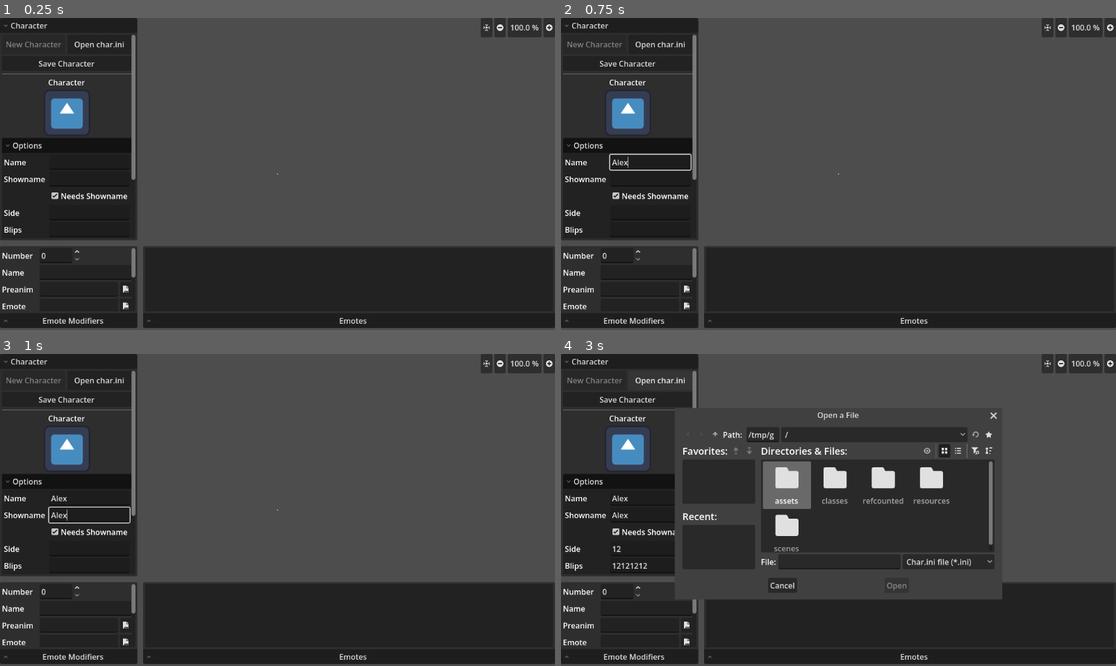
Above: before the commit, frames 1-4 (two rows, left to right).
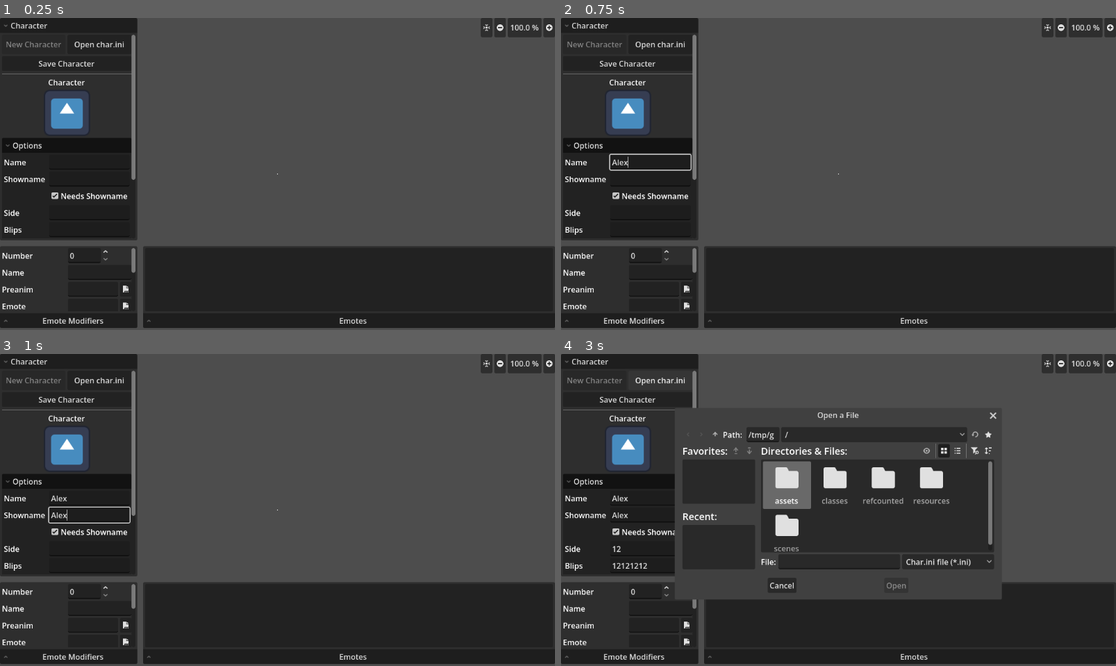
Above: after the commit, the same moments.

Repository: Crystalwarrior/KFO-CharMaker
Game: Godot game, scene res://scenes/main.tscn
Two runs of this game, one before a commit and one after it. Both use one fixed random seed, a clock stepped at 60 frames per second and the inputs below. The engine's default icon, where the game draws it, is replaced by a stand-in: a white triangle on a blue panel in a dark square.
Inputs (mouse positions are in pixels of both pictures, inside the frame that each line leads up to):
- Up to frame 1 (0.25 s): no input
- Up to frame 2 (0.75 s): click (649, 161) at 0.52 s; type "Alex" at 0.6 s
- Up to frame 3 (1 s): click (88, 516) at 0.75 s; type "Alex" at 0.83 s; click (88, 547) at 0.98 s
- Up to frame 4 (3 s): type "12" at 1.07 s; click (649, 566) at 1.27 s; type "12" at 1.35 s; click (649, 600) at 1.5 s; type "12" at 1.58 s; click (649, 616) at 1.73 s; type "12" at 1.82 s; click (649, 631) at 2.02 s; type "12" at 2.1 s; click "Open char.ini" at 2.75 s

The runs differ from the first frame. In frame 1, less than 0.1% of the frame differs, in the area x 7-25%, y 74-90%; in frame 2, less than 0.1%; in frame 3, less than 0.1%; in frame 4, 0.5%, in the area x 7-79%, y 18-90%.

Commit message:
On and Off emote buttons now show up in emote menu

Diff:
--- a/scenes/char_converter.gd
+++ b/scenes/char_converter.gd
@@ -34,6 +34,10 @@
 @onready var sound_loop_check: CheckBox = %SoundLoopCheck
 @onready var preanim_button: Button = %PreanimButton
 @onready var emote_button: Button = %EmoteButton
+@onready var off_button_icon: TextureRect = %OffButtonIcon
+@onready var off_edit_button: Button = %OffEditButton
+@onready var on_button_icon: TextureRect = %OnButtonIcon
+@onready var on_edit_button: Button = %OnEditButton
 
 # TODO: get these the heck outta the gui
 @onready var world: Node2D = %World
@@ -174,6 +178,7 @@
 		emote_list.set_item_metadata(at, emote)
 		emote_list.set_item_tooltip(at, "%s\n%s: %s, %s" % [emote.display_name, i + 1, emote.pre, emote.idle])
 
+
 func set_emote_button_images(emote: Emote, folderPath: String, idx: int) -> void:
 	var button_path = folderPath + "button" + str(idx) + "_"
 	var image_off_exist = FileAccess.file_exists(button_path + "off.png")
@@ -212,6 +217,10 @@
 	sound_name_edit.text = emote.sound_name
 	sound_time_edit.value = emote.sound_time
 	sound_loop_check.button_pressed = emote.sound_loop
+	if emote.image_off:
+		off_button_icon.texture = emote.image_off
+	if emote.image_on:
+		on_button_icon.texture = emote.image_on
 	emote_list.set_item_icon(previous_emote_number, current_character.emotes[previous_emote_number].image_off) # Set previous emote's button to off state
 	previous_emote_number = idx
 	if emote.image_on:
--- a/scenes/char_converter.tscn
+++ b/scenes/char_converter.tscn
@@ -412,6 +412,32 @@
 layout_mode = 2
 size_flags_horizontal = 3
 
+[node name="OffButtonIcon" type="TextureRect" parent="HSplitContainer/LeftSplitContainer/EmoteContainer/BottomMenu/GridContainer" unique_id=821147000]
+unique_name_in_owner = true
+layout_mode = 2
+size_flags_horizontal = 3
+stretch_mode = 5
+
+[node name="OffEditButton" type="Button" parent="HSplitContainer/LeftSplitContainer/EmoteContainer/BottomMenu/GridContainer" unique_id=624361521]
+unique_name_in_owner = true
+layout_mode = 2
+size_flags_horizontal = 3
+disabled = true
+text = "EDIT"
+
+[node name="OnButtonIcon" type="TextureRect" parent="HSplitContainer/LeftSplitContainer/EmoteContainer/BottomMenu/GridContainer" unique_id=687414993]
+unique_name_in_owner = true
+layout_mode = 2
+size_flags_horizontal = 3
+stretch_mode = 5
+
+[node name="OnEditButton" type="Button" parent="HSplitContainer/LeftSplitContainer/EmoteContainer/BottomMenu/GridContainer" unique_id=687975632]
+unique_name_in_owner = true
+layout_mode = 2
+size_flags_horizontal = 3
+disabled = true
+text = "EDIT"
+
 [node name="CenterSplitContainer" type="VSplitContainer" parent="HSplitContainer" unique_id=721584462]
 layout_mode = 2
 split_offsets = PackedInt32Array(-170)
